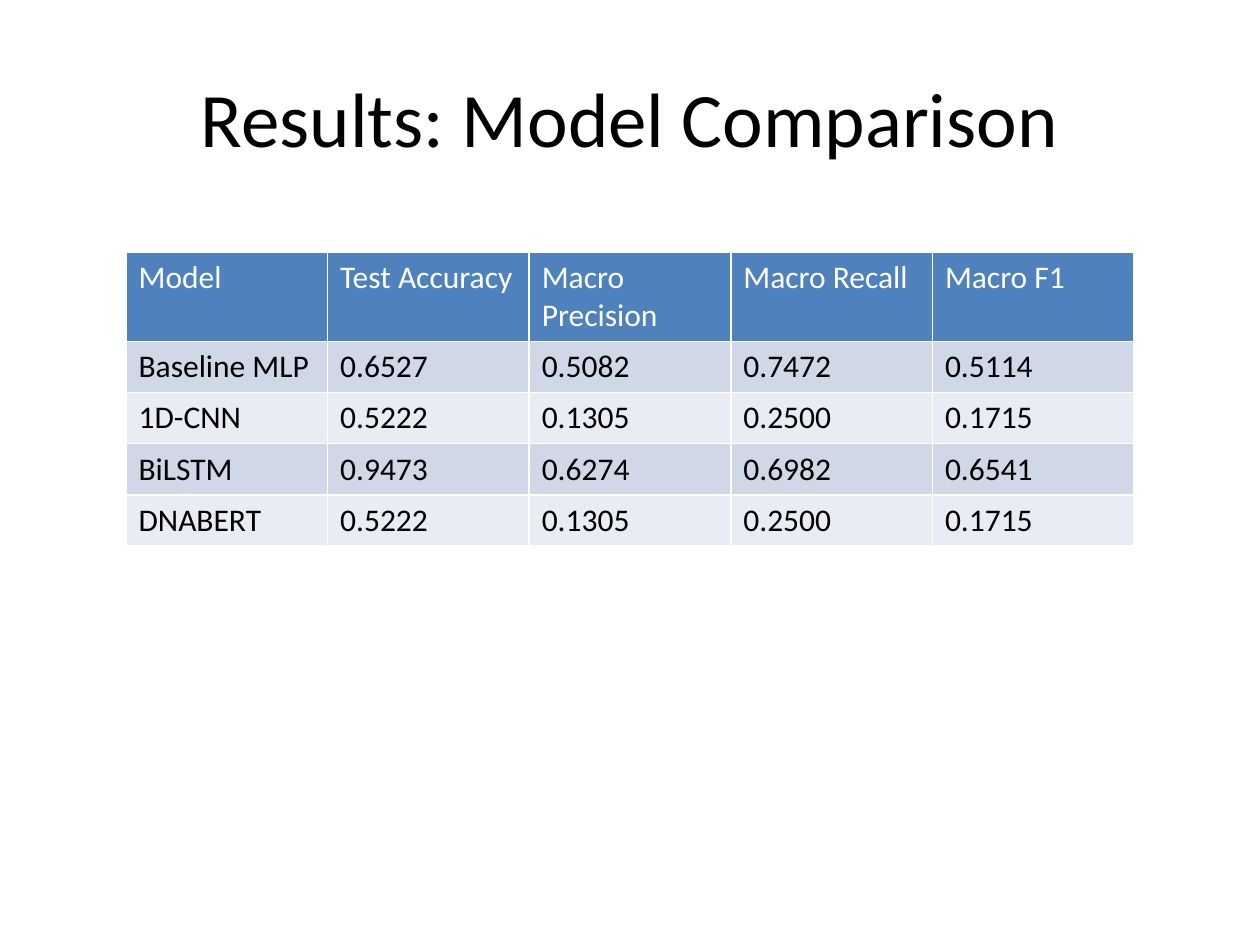
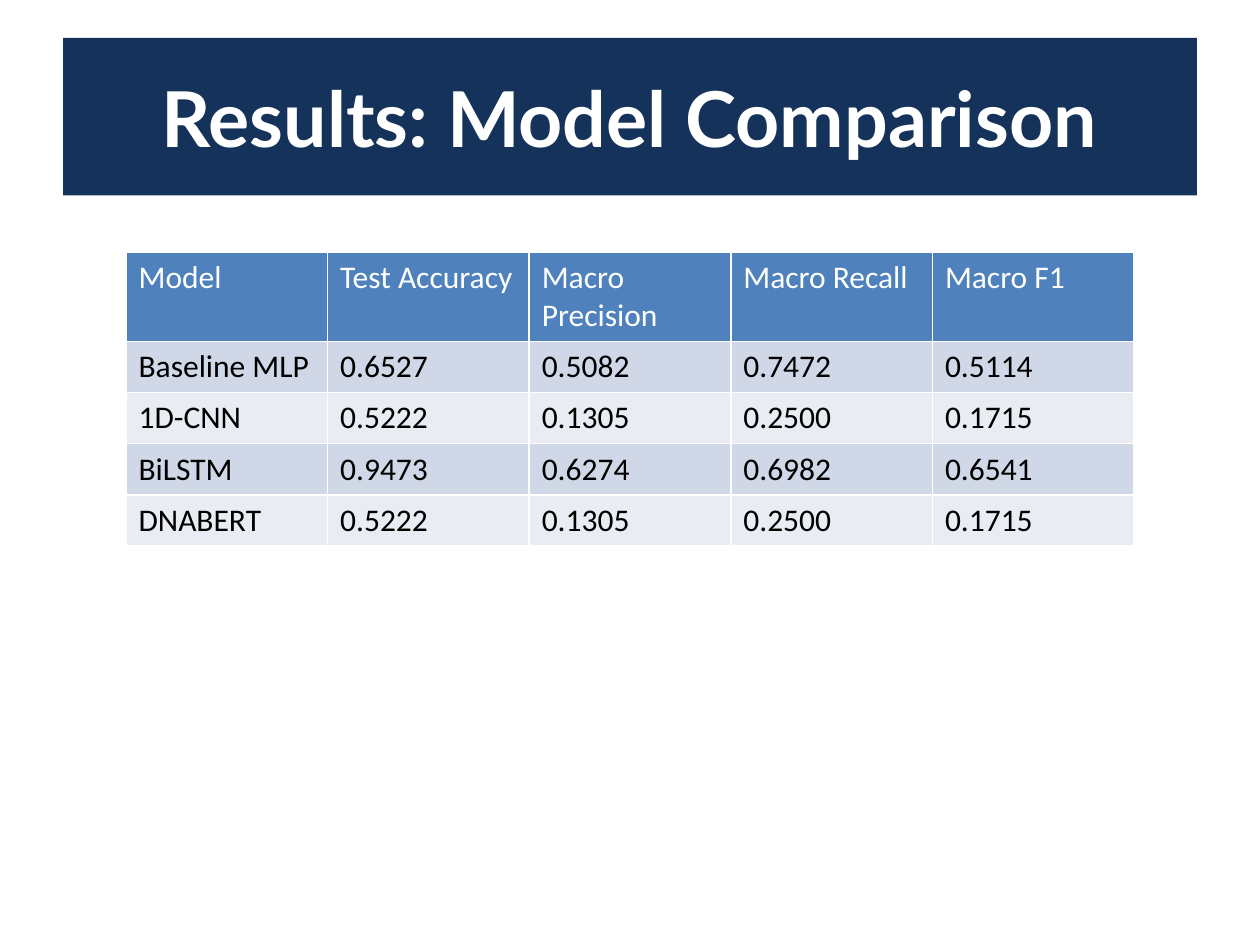
Before and after one commit to JNagawa/HIV_subtype_classifier_DeepLearning, a slide deck: slide 9 of reports/presentation.pptx. Drawn at 1260x945 pixels with LibreOffice and Linux fonts; fonts in the diff are those of the drawing. Boxes give left, top, right and bottom in pixels: in the first picture for what was removed or moved away, otherwise in the second. Text is boxed around its words. In the diff, an @@ line names an element or a change of style, - is before the commit and + after.

Commit message:
Apply premium dark blue styling, bold headers, and clean font sizing across the presentation

```diff
--- a/reports/presentation.pptx
+++ b/reports/presentation.pptx
@@ title "Results: Model Comparison": place and size @@
-title "Results: Model Comparison" at [201,93,1058,160]
+title "Results: Model Comparison" at [63,38,1197,195]
@@ title "Results: Model Comparison" at [63,38,1197,195]: font Calibri to Lato, text colour #000000 to #FFFFFF, bold on; fill none to #14325A @@
```
Also in this commit, not shown: 14 other slides changed, 1 other file.
